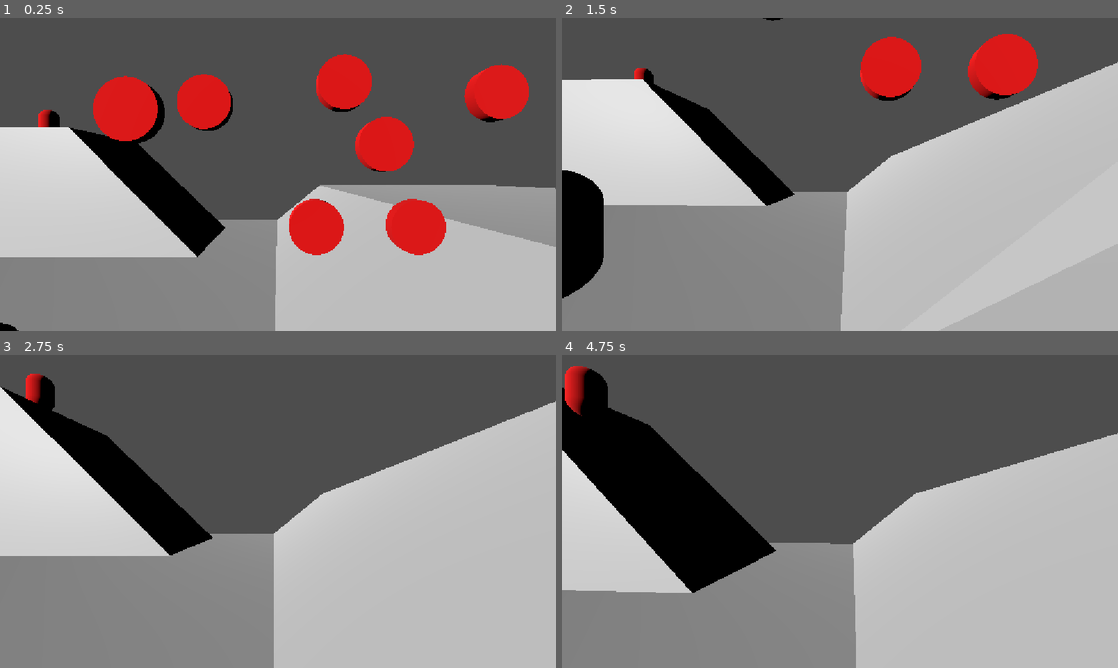
Above: before the commit, frames 1-4 (two rows, left to right).
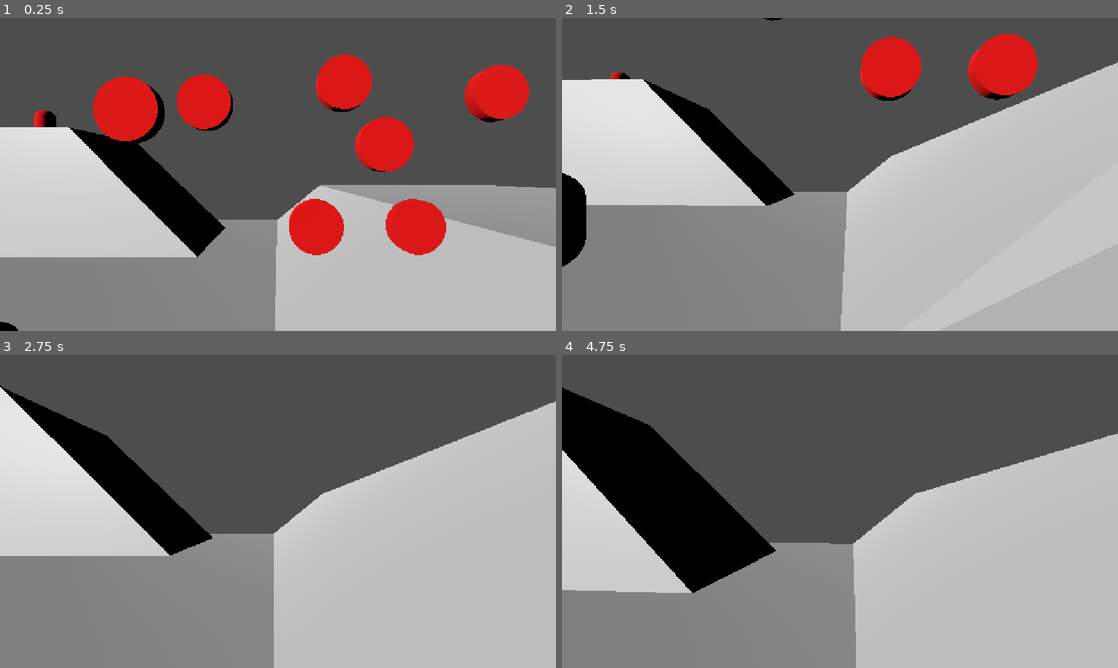
Above: after the commit, the same moments.

Repository: flowerFawn/unnamed-narrative-fps
Game: Godot game, scene res://prototyping/prototype world.tscn
Same seed, same stepped clock (60 frames per second), same inputs: the game is played once before the commit and once after it.
Inputs (mouse positions are in pixels of both pictures, inside the frame that each line leads up to):
- Up to frame 1 (0.25 s): no input
- Up to frame 2 (1.5 s): move the mouse to (867, 174) at 0.52 s; press the mouse at (867, 174) at 0.53 s; hold W (Move Forward) from 0.53 s (still down); tap Space (Jump) at 0.77 s; move the mouse to (812, 174) at 1.27 s; release the mouse at (812, 174) at 1.28 s; tap Shift (Sprint) at 1.35 s
- Up to frame 3 (2.75 s): keep holding W (Move Forward); tap Space (Jump) at 1.52 s; move the mouse to (289, 505) at 2.02 s; press the mouse at (289, 505) at 2.03 s
- Up to frame 4 (4.75 s): keep holding W (Move Forward); move the mouse to (834, 517) at 2.77 s; release the mouse at (834, 517) at 2.78 s; tap Shift (Sprint) at 2.85, 4.35 s; tap Space (Jump) at 3.02, 3.77, 4.52 s; move the mouse to (878, 514) at 3.52 s; press the mouse at (878, 514) at 3.53 s; move the mouse to (795, 508) at 4.27 s; release the mouse at (795, 508) at 4.28 s

The runs differ from the first frame. In frame 1, 0.2% of the frame differs, in the area x 0-11%, y 29-100%; in frame 2, 1.7%, in the area x 0-17%, y 16-90%; in frame 3, 0.5%; in frame 4, 0.9%.

Commit message:
enemies now have a specific weapon equipped
this effects currently the desired and comfortable shooting distances at which enemies will stop and start moving

Diff:
--- a/enemies/enemy.gd
+++ b/enemies/enemy.gd
@@ -2,7 +2,6 @@
 class_name Enemy
 
 const SPEED:float = 1.5
-const COMFORTABLE_SHOOTING_DISTANCE_SQUARED:float = 5 ** 2
 
 
 ##What the enemy has as its current goal
@@ -31,6 +30,8 @@
 ##such as cover or shooting positions. This group can be queried for information
 ##about these strategy points
 @export var strategy_points:StrategyPointGroup
+##The weapon type that this enemy uses
+@export var weapon_type:WeaponInfo
 
 @export_group("base")
 ##Pathfinding agent node used for this enemies pathfinding. Should always
@@ -42,6 +43,10 @@
 @export var airtime_raycast:RayCast3D
 ##Raycast pointed at the player to check for line of sight
 @export var line_of_sight_raycast:RayCast3D
+
+##Reference to the weapon this enemy is using. Generated based on weapon type
+##when the enemy is created
+var weapon:Weapon
 
 
 ##State the enemy is currently in. What the enemy is currently doing
@@ -65,6 +70,19 @@
 var last_known_player_position:Vector3
 
 
+##Desired shooting distance (from weapon.weapon_info) squared.
+##This means the distance squared function can be used, saving a square root
+##to save cycles. This is stored in a variable so it doesn't have to be recalculated
+##each time. Assigned when the new weapon instance is created
+var desired_shooting_distance_squared:float
+##Maximum comfortable shooting distance (from weapon.weapon_info) squared.
+##This means the distance squared function can be used, saving a square root
+##to save cycles. This is stored in a variable so it doesn't have to be recalculated
+##each time. Assigned when the new weapon instance is created
+var maximum_comfortable_distance_squared:float
+
+
+
 ##If the enemy is currently trying to pathfind to a new position,
 ##or is remaining stationary
 var is_pathfinding:bool
@@ -73,6 +91,12 @@
 var is_shooting:bool
 
 func _ready() -> void:
+	setup()
+
+func setup() -> void:
+	weapon = weapon_type.create_instance()
+	desired_shooting_distance_squared = weapon.weapon_info.desired_shooting_distance ** 2
+	maximum_comfortable_distance_squared = weapon.weapon_info.maximum_comfortable_shooting_distance ** 2
 	set_state(EnemyState.WALKING)
 	set_mode(EnemyMode.SIMPLE_POSITIONING)
 
@@ -143,7 +167,7 @@
 
 func check_for_mode_change() -> void:
 	if mode == EnemyMode.SIMPLE_POSITIONING:
-		if distance_squared_to_player < COMFORTABLE_SHOOTING_DISTANCE_SQUARED:
+		if distance_squared_to_player < desired_shooting_distance_squared:
 			set_mode(EnemyMode.SIMPLE_SHOOTING)
 		if not has_line_of_sight:
 			set_mode(EnemyMode.SIMPLE_SEARCHING)
@@ -153,7 +177,7 @@
 	if mode == EnemyMode.SIMPLE_SHOOTING:
 		if not has_line_of_sight:
 			set_mode(EnemyMode.SIMPLE_SEARCHING)
-		elif COMFORTABLE_SHOOTING_DISTANCE_SQUARED < distance_squared_to_player:
+		elif maximum_comfortable_distance_squared < distance_squared_to_player:
 			set_mode(EnemyMode.SIMPLE_POSITIONING)
 
 
--- a/prototyping/prototype world.tscn
+++ b/prototyping/prototype world.tscn
@@ -5,8 +5,11 @@
 [ext_resource type="PackedScene" uid="uid://diprkmfyksj10" path="res://prototyping/target.tscn" id="2_3avtf"]
 [ext_resource type="PackedScene" uid="uid://bets5diqo2jft" path="res://prototyping/placeholder arena 2.glb" id="2_8y3gp"]
 [ext_resource type="PackedScene" uid="uid://cxkbqcnn3cje0" path="res://enemies/enemy.tscn" id="4_8e06d"]
+[ext_resource type="Resource" uid="uid://4jr44hepu3pe" path="res://weapons/resources/Pistol.tres" id="6_c7o8b"]
 [ext_resource type="Script" uid="uid://cfbv5j06c4l4j" path="res://world/strategy_point_group.gd" id="6_vpdsa"]
 [ext_resource type="Script" uid="uid://cybksx0q1t5jg" path="res://prototyping/strategy_point.gd" id="7_8y3gp"]
+[ext_resource type="Resource" uid="uid://d1a18glwpd3sp" path="res://weapons/resources/Auto Rifle.tres" id="7_i723x"]
+[ext_resource type="Resource" uid="uid://dfvb1oqrqcqxy" path="res://weapons/resources/Sniper.tres" id="8_i723x"]
 
 [sub_resource type="Animation" id="Animation_3avtf"]
 length = 0.001
@@ -156,31 +159,37 @@
 [node name="Enemy" parent="." unique_id=680560556 node_paths=PackedStringArray("strategy_points", "level") instance=ExtResource("4_8e06d")]
 transform = Transform3D(1, 0, 0, 0, 1, 0, 0, 0, 1, 8.391113, 0.64182127, 2.2926025)
 strategy_points = NodePath("../Node3D")
+weapon_type = ExtResource("6_c7o8b")
 level = NodePath("..")
 
 [node name="Enemy2" parent="." unique_id=139700930 node_paths=PackedStringArray("strategy_points", "level") instance=ExtResource("4_8e06d")]
 transform = Transform3D(1, 0, 0, 0, 1, 0, 0, 0, 1, 8.391113, 0.64182127, 5.652597)
 strategy_points = NodePath("../Node3D")
+weapon_type = ExtResource("6_c7o8b")
 level = NodePath("..")
 
 [node name="Enemy3" parent="." unique_id=484134852 node_paths=PackedStringArray("strategy_points", "level") instance=ExtResource("4_8e06d")]
 transform = Transform3D(1, 0, 0, 0, 1, 0, 0, 0, 1, 8.391113, 0.64182127, -3.6781135)
 strategy_points = NodePath("../Node3D")
+weapon_type = ExtResource("6_c7o8b")
 level = NodePath("..")
 
 [node name="Enemy4" parent="." unique_id=1660208955 node_paths=PackedStringArray("strategy_points", "level") instance=ExtResource("4_8e06d")]
 transform = Transform3D(1, 0, 0, 0, 1, 0, 0, 0, 1, -5.526019, -2.920396, -3.6781135)
 strategy_points = NodePath("../Node3D")
+weapon_type = ExtResource("7_i723x")
 level = NodePath("..")
 
 [node name="Enemy5" parent="." unique_id=874814355 node_paths=PackedStringArray("strategy_points", "level") instance=ExtResource("4_8e06d")]
 transform = Transform3D(1, 0, 0, 0, 1, 0, 0, 0, 1, -16.089836, -2.920396, -0.20543432)
 strategy_points = NodePath("../Node3D")
+weapon_type = ExtResource("7_i723x")
 level = NodePath("..")
 
 [node name="Enemy6" parent="." unique_id=2030660698 node_paths=PackedStringArray("strategy_points", "level") instance=ExtResource("4_8e06d")]
 transform = Transform3D(1, 0, 0, 0, 1, 0, 0, 0, 1, -16.089836, 4.0948534, -14.119246)
 strategy_points = NodePath("../Node3D")
+weapon_type = ExtResource("8_i723x")
 level = NodePath("..")
 
 [node name="Node3D" type="Node3D" parent="." unique_id=1383317547]
--- a/weapons/resources/Auto Rifle.tres
+++ b/weapons/resources/Auto Rifle.tres
@@ -9,4 +9,7 @@
 cooldown = 0.1
 range = 10.0
 auto_mode = 2
+desired_shooting_distance = 7.0
+maximum_comfortable_shooting_distance = 9.0
+weapon_type = 1
 metadata/_custom_type_script = "uid://spf2elj4s0kt"
--- a/weapons/resources/Pistol.tres
+++ b/weapons/resources/Pistol.tres
@@ -9,4 +9,7 @@
 cooldown = 0.3
 range = 6.0
 auto_mode = 1
+desired_shooting_distance = 5.0
+maximum_comfortable_shooting_distance = 6.0
+weapon_type = 1
 metadata/_custom_type_script = "uid://spf2elj4s0kt"
--- /dev/null
+++ b/weapons/resources/Sniper.tres
@@ -0,0 +1,14 @@
+[gd_resource type="Resource" script_class="WeaponInfo" format=3 uid="uid://dfvb1oqrqcqxy"]
+
+[ext_resource type="Script" uid="uid://spf2elj4s0kt" path="res://weapons/weapon_info.gd" id="1_bwww8"]
+
+[resource]
+script = ExtResource("1_bwww8")
+name = "Sniper"
+damage = 150
+cooldown = 8.0
+range = 50.0
+desired_shooting_distance = 40.0
+maximum_comfortable_shooting_distance = 50.0
+weapon_type = 1
+metadata/_custom_type_script = "uid://spf2elj4s0kt"
--- a/weapons/resources/Wrench.tres
+++ b/weapons/resources/Wrench.tres
@@ -8,4 +8,5 @@
 damage = 15
 cooldown = 1.0
 range = 0.3
+maximum_comfortable_shooting_distance = 0.2
 metadata/_custom_type_script = "uid://spf2elj4s0kt"
--- a/weapons/weapon_info.gd
+++ b/weapons/weapon_info.gd
@@ -1,6 +1,11 @@
 extends Resource
 class_name WeaponInfo
 ##Resource that holds static information about a weapon
+
+enum WeaponType {
+	MELEE,
+	GUN,
+}
 
 
 ##Name of the weapon
@@ -16,3 +21,31 @@
 ##Semi:Shoots once each time the trigger is pulled/mouse clicked
 ##Full:Shoots when the trigger is pulled and the weapon is not on cooldown
 @export var auto_mode:Weapon.AutoMode
+
+
+##How an enemy will behave when using this weapon
+@export_group("AI Behaviour")
+##Distance an enemy will get within of the player before stopping while
+##while simple positioning
+@export var desired_shooting_distance:float
+##Distance an enemy can be from the player while in simple shooting before
+##repositioning
+@export var maximum_comfortable_shooting_distance:float
+
+
+##Technical parts of the weapon
+@export_group("Technical")
+##Type of weapon (relating to a class) that this weapon_info is for.
+##This is used for creating a new instance of this weapon
+@export var weapon_type:WeaponType
+
+
+func create_instance() -> Weapon:
+	var new_weapon_instance:Weapon
+	match weapon_type:
+		WeaponType.MELEE:
+			new_weapon_instance = WeaponMelee.new()
+		WeaponType.GUN:
+			new_weapon_instance = WeaponGun.new()
+	new_weapon_instance.weapon_info = self
+	return new_weapon_instance
